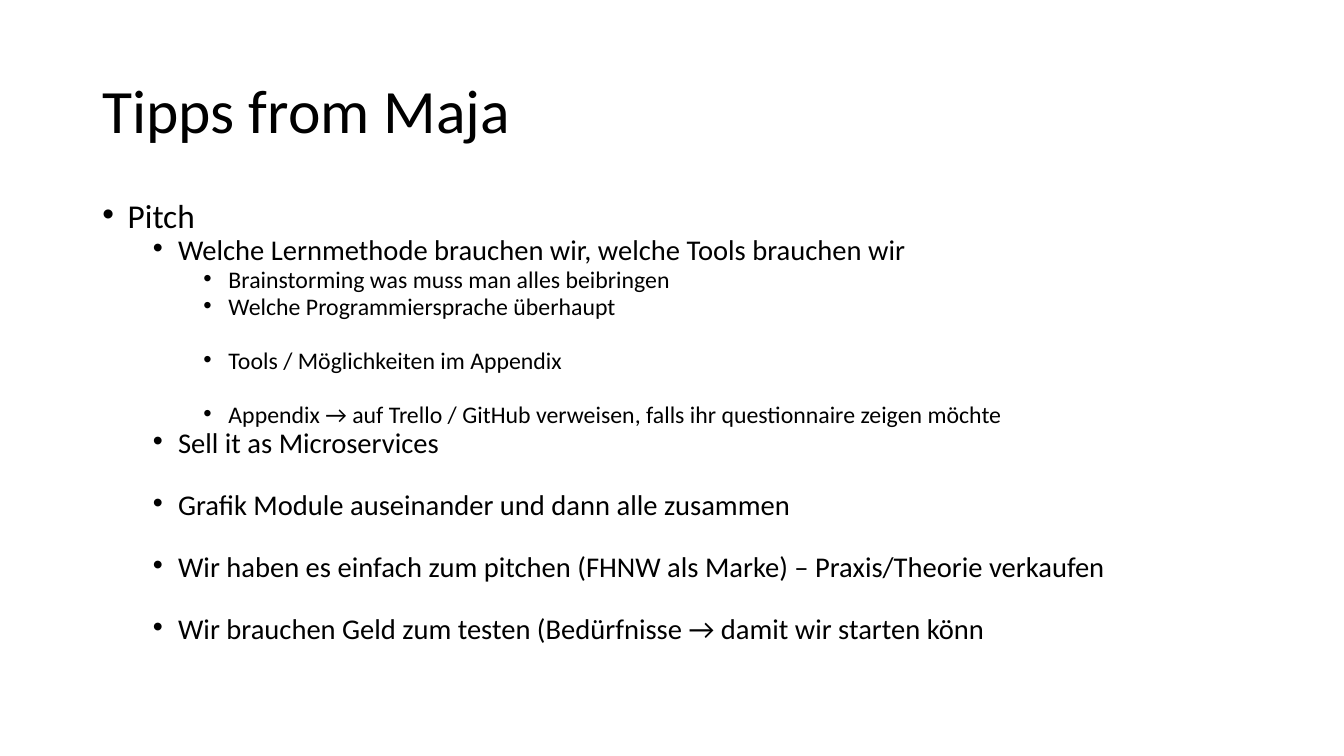
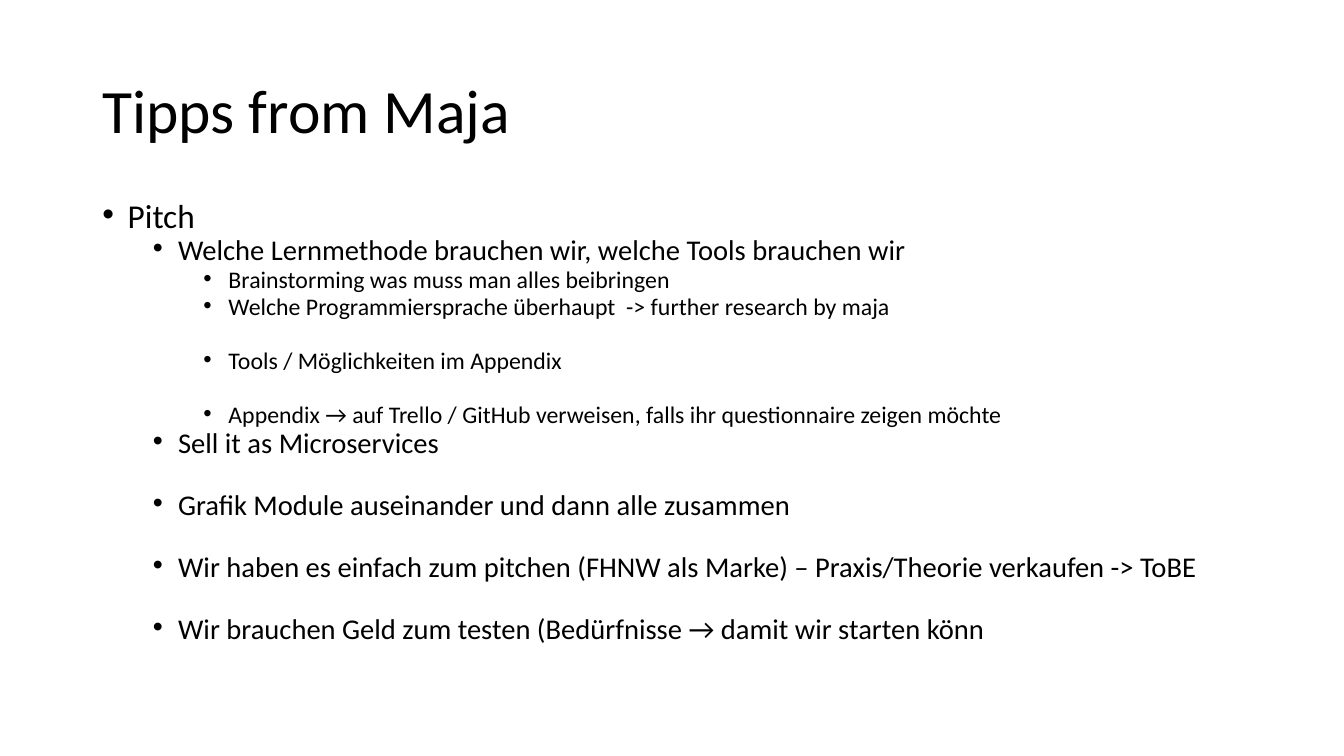
Before and after one commit to AgileBusinessAnalysis/08_TEAM, a slide deck: slide 12 of Team 08-Outcome.pptx (slide 11 before the commit). Drawn at 1344x756 pixels with LibreOffice and Linux fonts; fonts in the diff are those of the drawing. Boxes give left, top, right and bottom in pixels: in the first picture for what was removed or moved away, otherwise in the second. Text is boxed around its words. In the diff, an @@ line names an element or a change of style, - is before the commit and + after.

```diff
--- a/Team 08-Outcome.pptx
+++ b/Team 08-Outcome.pptx
@@ text at [228, 298, 890, 319]: text changed @@
-    • Welche Programmiersprache überhaupt
+    • Welche Programmiersprache überhaupt -> further research by maja
@@ text at [178, 556, 1196, 582]: text changed @@
-  • Wir haben es einfach zum pitchen (FHNW als Marke) – Praxis/Theorie verkaufen
+  • Wir haben es einfach zum pitchen (FHNW als Marke) – Praxis/Theorie verkaufen -> ToBE
```
Also in this commit, not shown: 3 other slides changed, 1 slide added, 2 other files.
